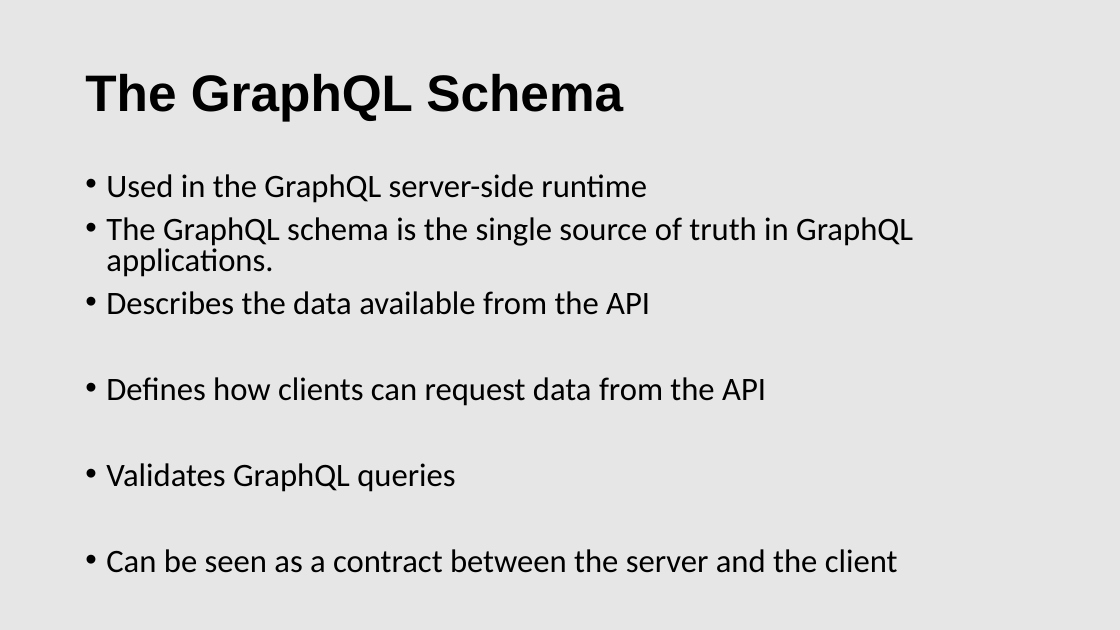
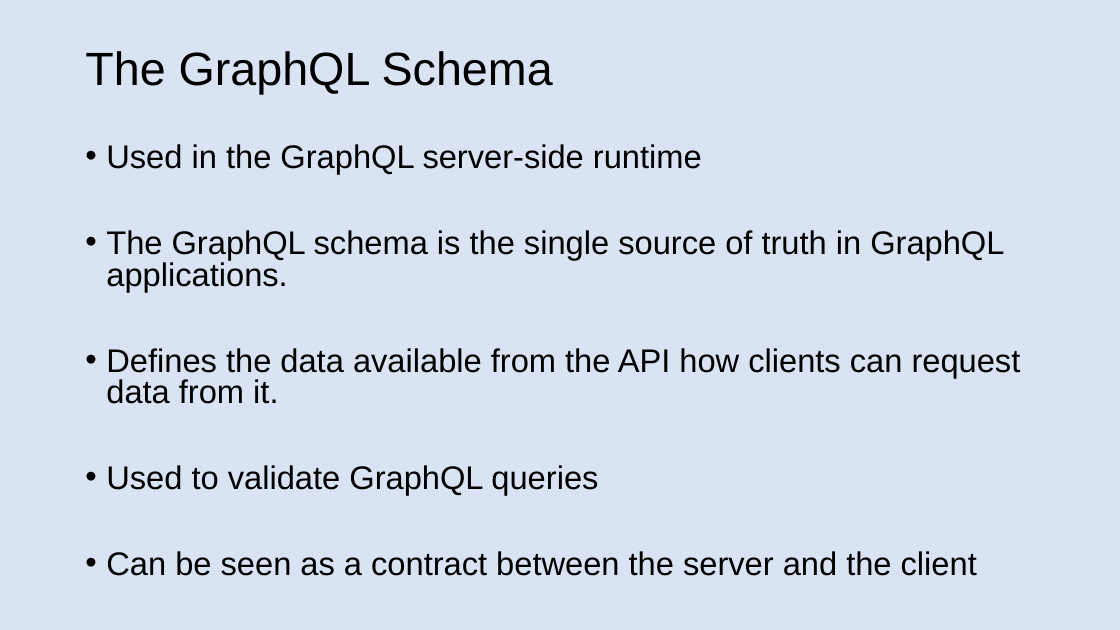
Before and after one commit to patelg123/graphql-presentation, a slide deck: slide 9 of current.pptx (slide 11 before the commit). Drawn at 1120x630 pixels with LibreOffice and Linux fonts; fonts in the diff are those of the drawing. Boxes give left, top, right and bottom in pixels: in the first picture for what was removed or moved away, otherwise in the second. Text is boxed around its words. In the diff, an @@ line names an element or a change of style, - is before the commit and + after.

```diff
--- a/current.pptx
+++ b/current.pptx
@@ background #E7E6E6 to #DAE3F3 @@
@@ title "The GraphQL Schema" at <box>85,51,553,94</box>: size 44 to 40 pt, bold off @@
@@ text "Used in the GraphQL server-side ...": place and size @@
-text "Used in the GraphQL server-side ..." at <box>106,174,913,573</box>
+text "Used in the GraphQL server-side ..." at <box>106,144,1021,576</box>
@@ text at <box>106,144,1004,576</box>: font Calibri to Arial in "Used in the GraphQL server-side runtime", "The GraphQL schema is the single source ...", "Can be seen as a contract between ..." @@
@@ text at <box>106,348,1021,495</box>: text changed; font Calibri to Arial @@
-• Describes the data available from the API
-• Defines how clients can request data from the API
-• Validates GraphQL queries
+• Defines the data available from the API how clients can request data from it.
+• Used to validate GraphQL queries
```
Also in this commit, not shown: 23 other slides changed, 9 slides added, 6 slides removed, 2 other files.
